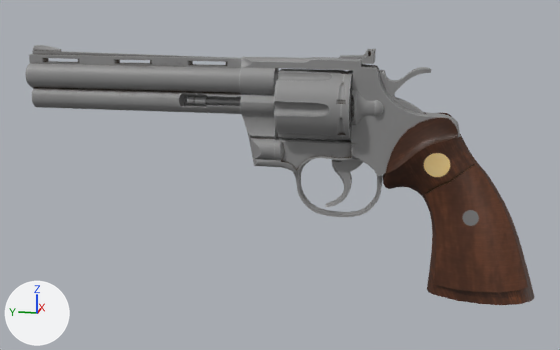
Before and after pictures for a commit that changed the FBX model Bin/assets/models/revolver/revolver.fbx.
Before and after are seen from a camera (50 mm lens) standing at (-0.416, -0.05, 0.065) and looking at (0.0, 0.033, -0.039). Lighting does not change. The marker at lower left points along +X, +Y and +Z.

Objects in the first picture: 'Hammer_low_001', 'barrel_low_001', 'body_low_001', 'grip_low_001', 'handle_low_001', 'sight_fixed_low_001', 'sight_low_001', 'slot_ball_low_001', 'slot_low_001', 'trigger_low_001', 'wheel_low_001', 'wheel_pan_low_001', 'wheel_rot_low_001'.
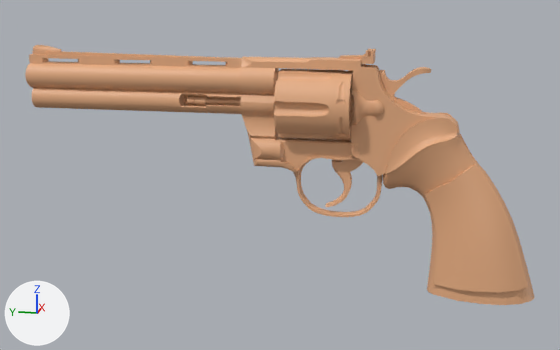
Patch to the scene script:
```diff
--- a/Bin/assets/models/revolver/revolver.fbx.py
+++ b/Bin/assets/models/revolver/revolver.fbx.py
@@ mat_m_wp_revolver @@
 n0 = _N.new('ShaderNodeBsdfPrincipled'); n0.name = 'Principled BSDF'
-n0.inputs[28].default_value = 1.0  # 'Emission Strength'
+n0.inputs[0].default_value = (0.8, 0.422, 0.224, 1.0)  # 'Base Color', beige #e7ae82
 n1 = _N.new('ShaderNodeOutputMaterial'); n1.name = 'Material Output'
-n2 = _N.new('ShaderNodeTexImage'); n2.name = 'Image Texture'
-n2.image = img_m_wp_revolver_albedo_jpg
-n3 = _N.new('ShaderNodeTexImage'); n3.name = 'Image Texture.001'
-n3.image = img_m_wp_revolver_emissive_jpg
-_L.new(n2.outputs[0], n0.inputs[0])  # 'Color' to 'Base Color'
-_L.new(n3.outputs[0], n0.inputs[27])  # 'Color' to 'Emission Color'
 _L.new(n0.outputs[0], n1.inputs[0])  # 'BSDF' to 'Surface'
```

Where the change shows, as pixel boxes [x1, y1, x2, y2] in the pictures (560 x 350 px):
'grip_low_001', surface changed
    both: [382, 113, 534, 305]
'barrel_low_001', surface changed (grey to beige)
    both: [25, 45, 242, 114]
'body_low_001', surface changed (grey to brown)
    both: [239, 57, 461, 217]
'wheel_low_001', surface changed (grey to beige)
    both: [274, 69, 354, 140]
'wheel_rot_low_001', surface changed (grey to brown)
    both: [240, 94, 278, 160]
'Hammer_low_001', surface changed (grey to orange)
    both: [380, 67, 431, 114]
'trigger_low_001', surface changed (grey to brown)
    both: [325, 159, 363, 207]
'slot_low_001', surface changed (grey to brown)
    both: [351, 90, 375, 125]
'handle_low_001', surface changed (grey to brown)
    both: [187, 96, 241, 106]
'sight_low_001', surface changed (grey to brown)
    both: [362, 49, 376, 64]
'slot_ball_low_001', surface changed
    both: [375, 100, 384, 117]
'wheel_pan_low_001', surface changed
    both: [350, 88, 354, 125]
'sight_fixed_low_001', surface changed
    both: [315, 55, 363, 59]
